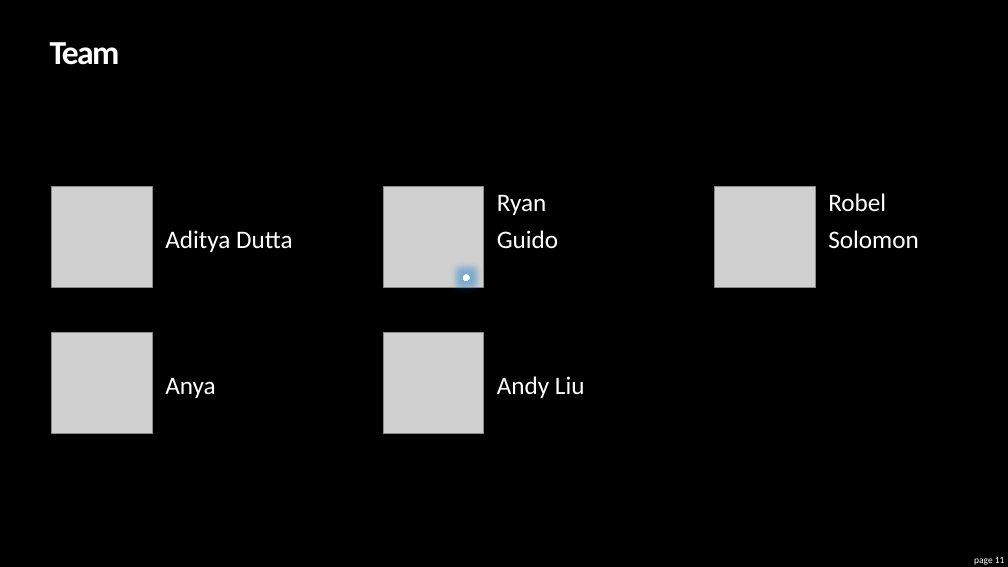
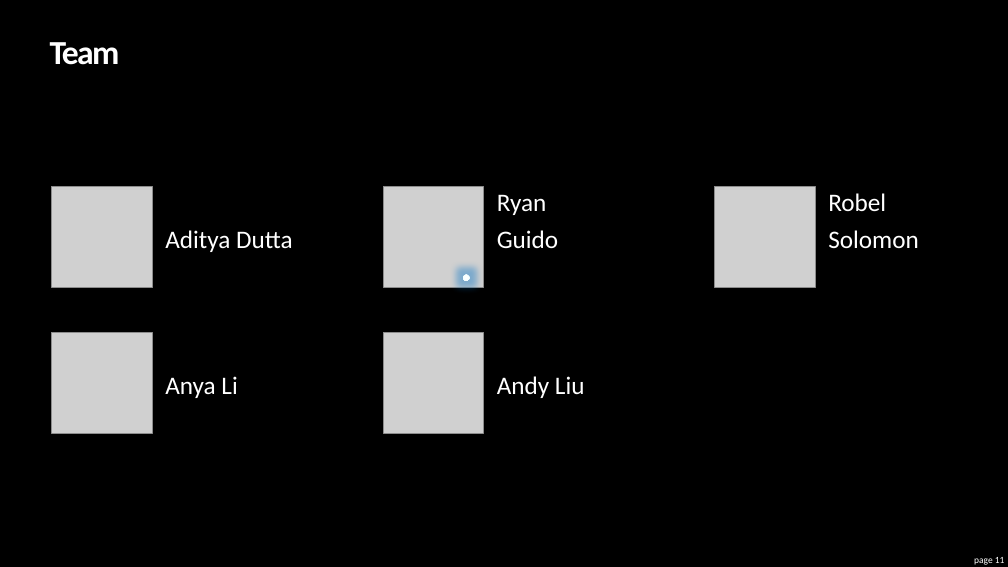
Before and after one commit to adityadutta/BostonHacksFall18, a slide deck: slide 11 of PITCH/Pitch.pptx. Drawn at 1008x567 pixels with LibreOffice and Linux fonts; fonts in the diff are those of the drawing; grey boxes stand for pictures. Boxes give left, top, right and bottom in pixels: in the first picture for what was removed or moved away, otherwise in the second. Text is boxed around its words. In the diff, an @@ line names an element or a change of style, - is before the commit and + after.

```diff
--- a/PITCH/Pitch.pptx
+++ b/PITCH/Pitch.pptx
@@ text at [165, 376, 237, 398]: text changed @@
-Anya
+Anya Li
```
Also in this commit, not shown: 1 other slide changed, 9 other files.
